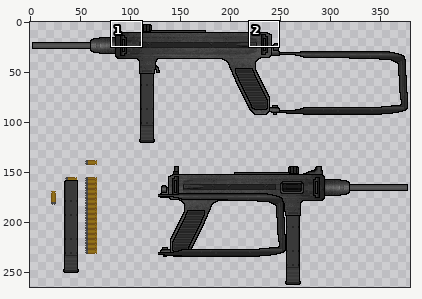
Two states of a sprite sheet, NL_MMosede.png. The picture above shows the old version from afar; the outline marks the close-up.
Close-up. First the earlier version:
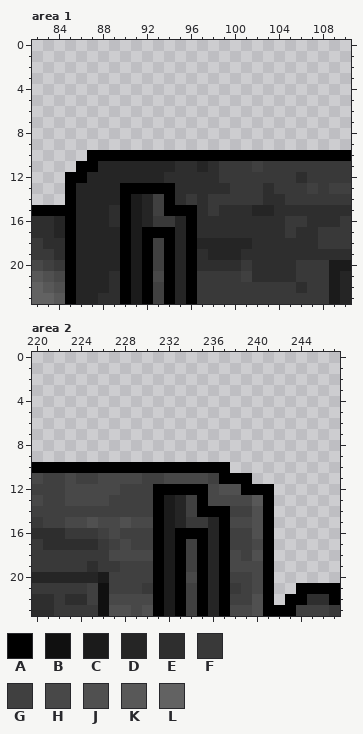
The file is 380x265 pixels. Pixels under 10% opacity are left out. Colours within 5 levels of each other are drawn and written as one. Shown: area 1: x 82..110, y 0..23; area 2: x 220..247, y 0..23.
Palette (. is transparent): A #000000  B #101010  C #1b1b1b  D #252525  E #2e2e2e  F #393939  G #404040  H #484848  J #505050  K #585858  L #626262
Pixels before, area 1, first column x 82:
10 .....AAAAAAAAAAAAAAAAAAAAAAAA
11 ....AADDDDDDDEEDEFFFGFFFFFFFF
12 ...AADDDDDDDEEEEEFFFFFFFEFFFF
13 ...ADDDDAAAAAEEEEEFFFEFFFGFGG
14 ...ADDDDACDGAEFEFFFFFEEFFFFFF
15 AAAADDDEACDGAAAEFEEEDDEEEEEEE
16 EEDADDDEACDFFDAEEEEEEEEFFEEEF
17 EEDADDDDACAAADAEEEEEEEEFEEFFF
18 FEEADDDDACAGADADDDDDEEEEEEFFF
19 FFEADDDDACAGADAEDDDEEEEEEEEEE
20 HGFADDDDACAGADAEEEEFEEEEFFFCC
21 KJHADDDEACAHADAFFFFGEEEEFFFCD
22 LKJADDDEACAGADAFFFFFFFFFEFFCD
23 LLKADDEEACAGADAFFFFFFFFFFFFCD
Pixels before, area 2, first column x 220:
10 AAAAAAAAAAAAAAAAAA..........
11 HGGHGGHHHHGGHHHHGAAA........
12 GGGHHHHHGGGAAAAAHJJAAA......
13 HGGHHHHGGGGACDGAHHHHKA......
14 GGGGGGGGGGGACDGAAAGGJA......
15 FGGHHJHHJHHACDFFDAHHJA......
16 EEEFFFGHGGGACAAADAGGJA......
17 FEEEEEFGHGGACAGADAGGHA......
18 FFFFFFFHHHHACAGADAHGJA......
19 FFFFFEFFGGGACAGADAHHHA......
20 DDDDDDCGGGGACAHADAGGHA......
21 FFFFFGBGGGFACAGADAFGHA..AAAA
22 EEFEEGBHHHHACAGADAGGJA.AAEEA
23 EEFFFFBJJHJACAGADAHHJAAAGGGF
The result:
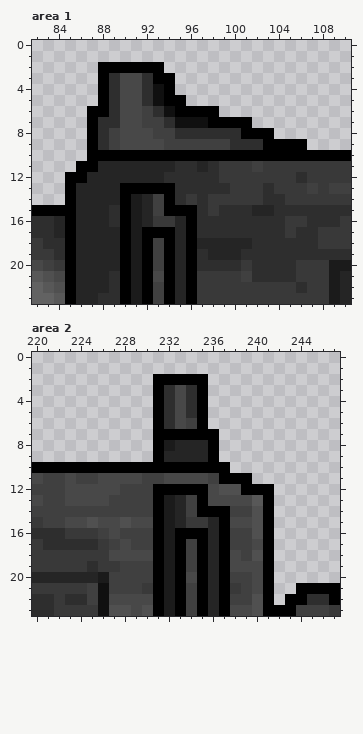
The exact change:
Changed rows in their new state; - is an unchanged pixel.
Area 1:
first column x 87:
 2 -AAAAAA-------------
 3 -AEHHEAA------------
 4 -AEHHEBA------------
 5 -AEHHEBAA-----------
 6 AAEHHGEBAAAA--------
 7 AEEHHGGEBBBAAAA-----
 8 AEGHHHGGEEEEEEAAA---
 9 AEGHHHHGGGGGGEEEAAAA
Area 2:
first column x 231:
 2 AAAAA-
 3 AEHEA-
 4 AEHEA-
 5 AEHEA-
 6 AEHGA-
 7 AAAAAA
 8 ACDDDA
 9 ADDDDA
Pixel boxes of the changes (left, top, right, bottom) in both close-ups:
added: (87, 62, 307, 150)
added: (153, 374, 219, 462)
